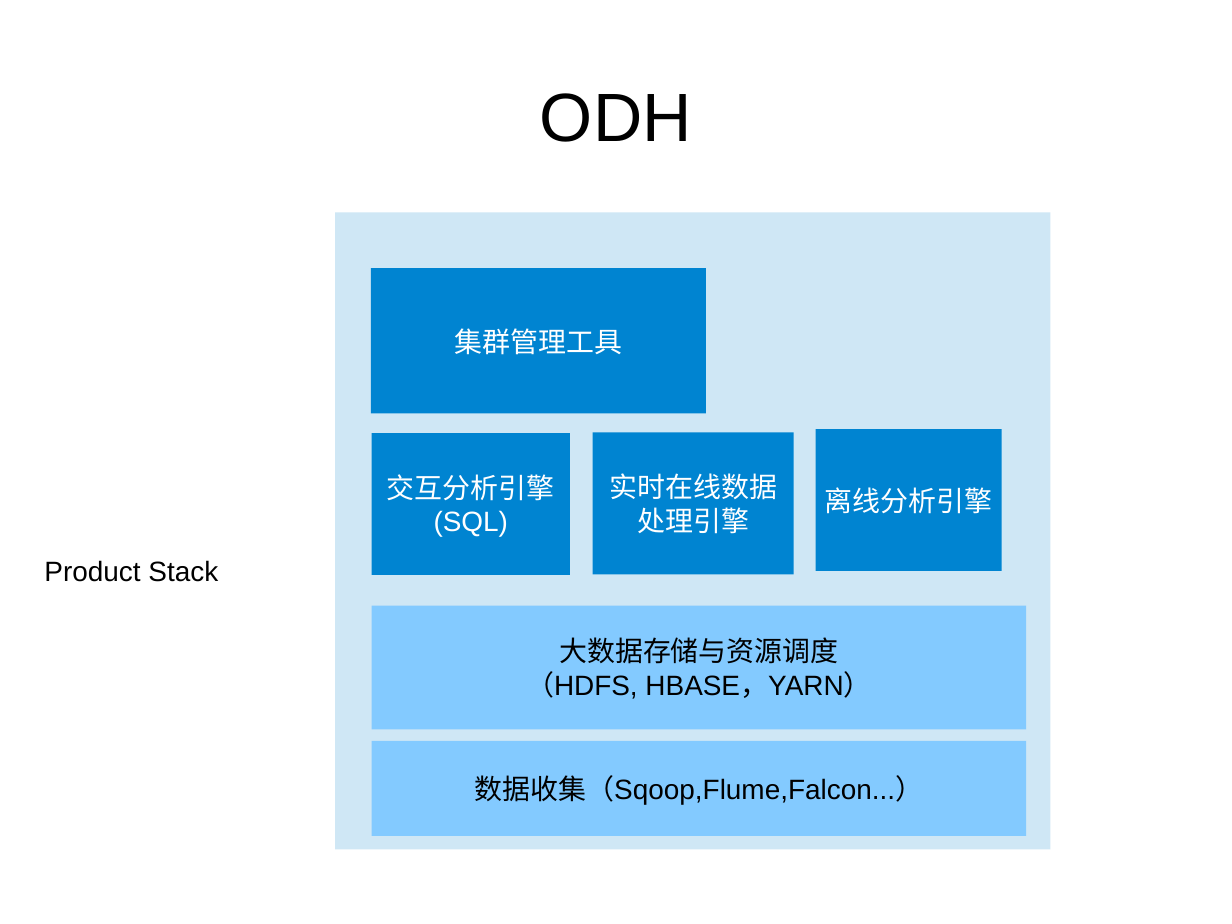
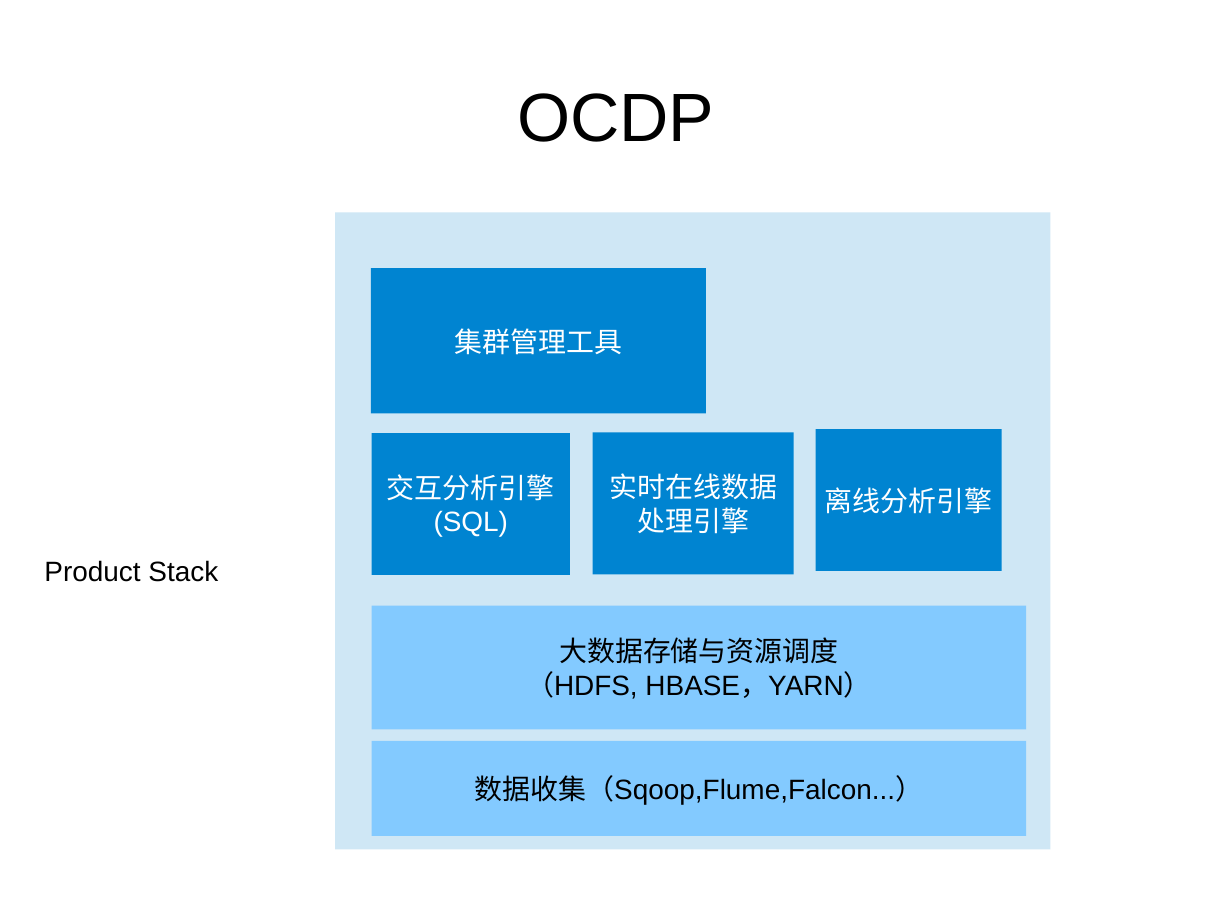
Before and after one commit to zouzhberk/Notes, a slide deck: slide 16 of bigdata/about-bigdata-product.odp (slide 13 before the commit). Drawn at 1232x924 pixels with LibreOffice and Linux fonts; fonts in the diff are those of the drawing. Boxes give left, top, right and bottom in pixels: in the first picture for what was removed or moved away, otherwise in the second. Text is boxed around its words. In the diff, an @@ line names an element or a change of style, - is before the commit and + after.

```diff
--- a/bigdata/about-bigdata-product.odp
+++ b/bigdata/about-bigdata-product.odp
@@ title at <box>517,93,714,142</box>: text changed @@
-ODH
+OCDP
```
Also in this commit, not shown: 6 slides added, 1 slide removed, 2 other files.
